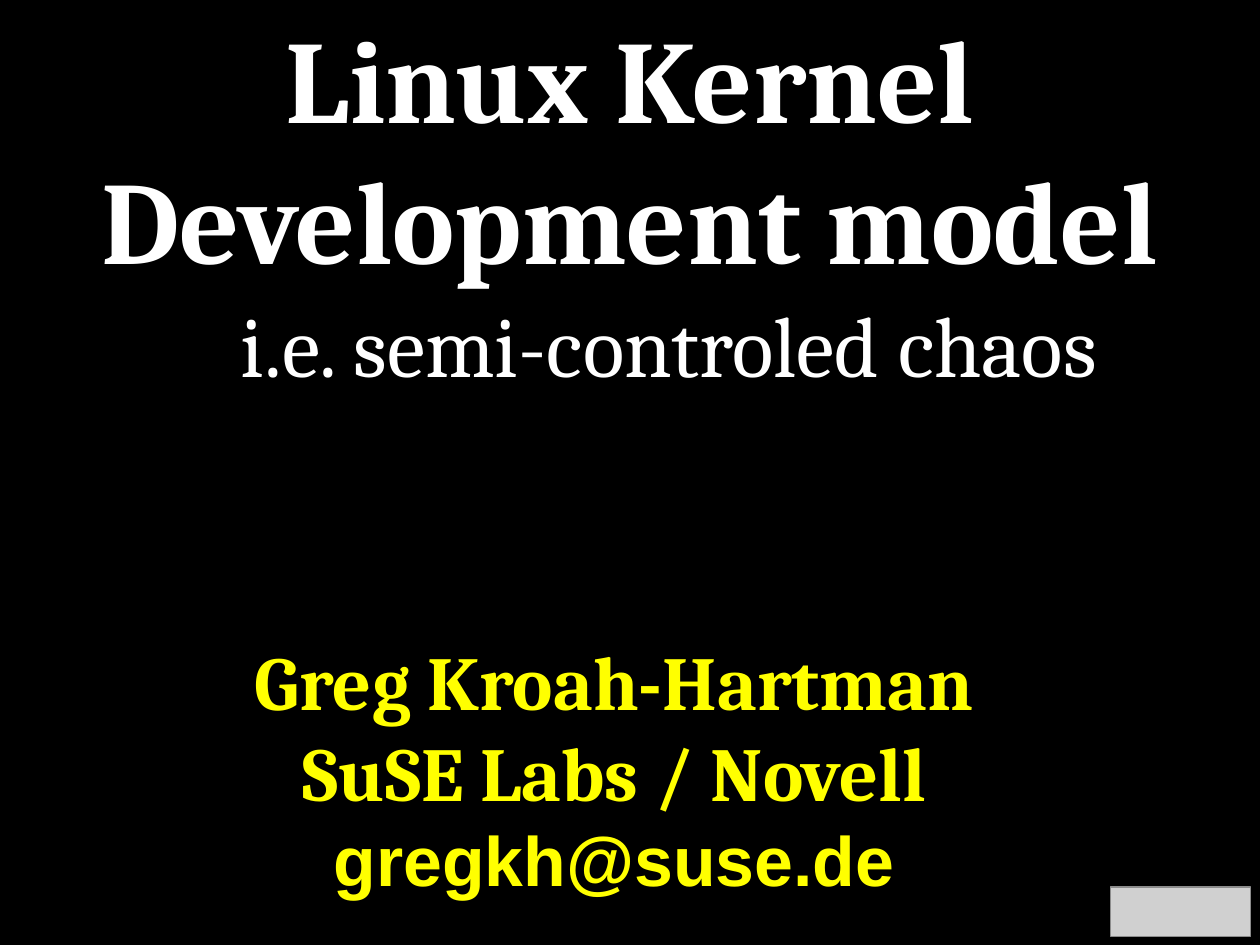
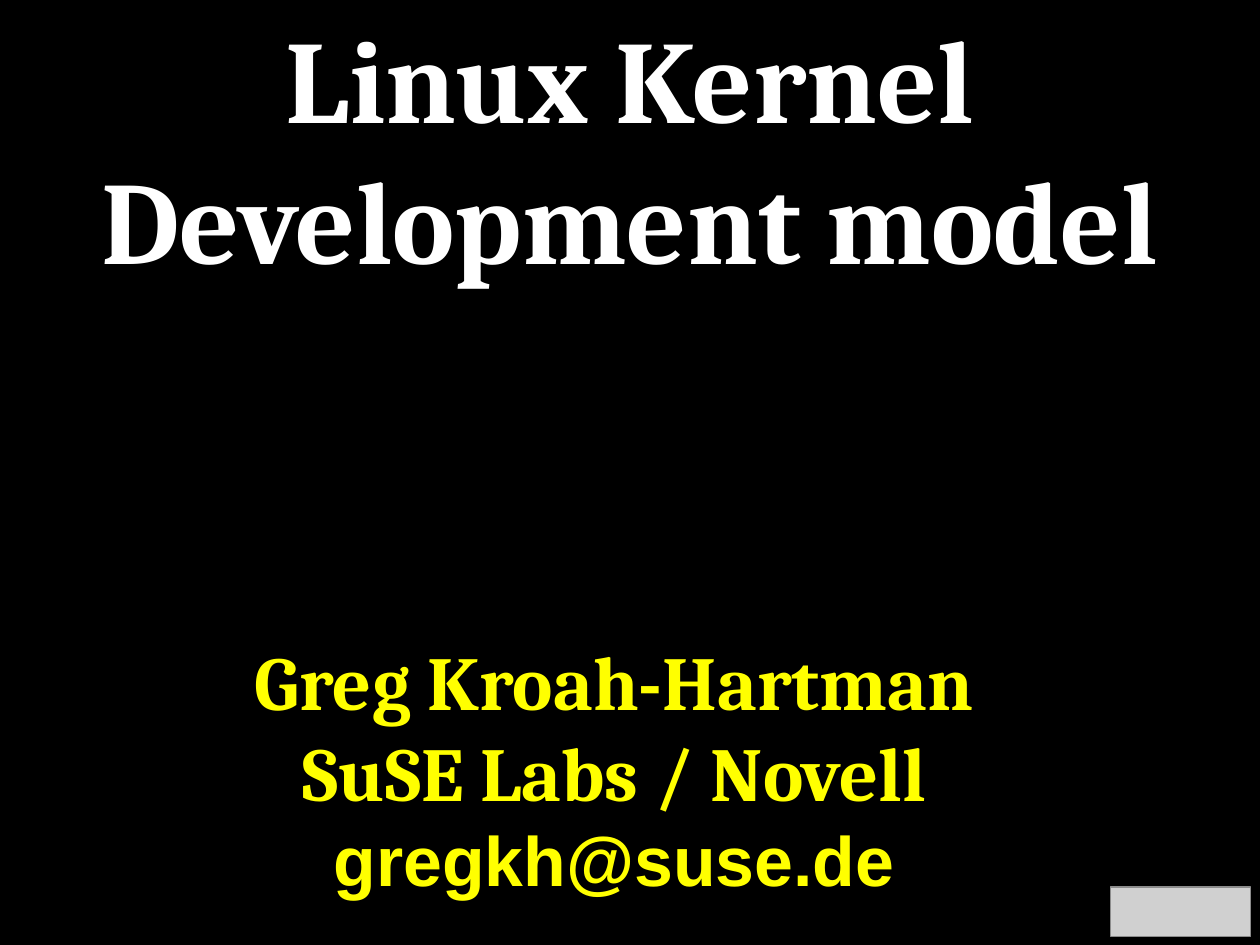
Before and after one commit to gregkh/kernel-development, a slide deck: slide 1 of kernel-development.odp. Drawn at 1260x945 pixels with LibreOffice and Linux fonts; fonts in the diff are those of the drawing; grey boxes stand for pictures. Boxes give left, top, right and bottom in pixels: in the first picture for what was removed or moved away, otherwise in the second. Text is boxed around its words. In the diff, an @@ line names an element or a change of style, - is before the commit and + after.

```diff
--- a/kernel-development.odp
+++ b/kernel-development.odp
@@ text removed at (241,317,1097,378) @@
-i.e. semi-controled chaos
```
Also in this commit, not shown: 2 other slides changed, 1 slide removed, 1 other file.
